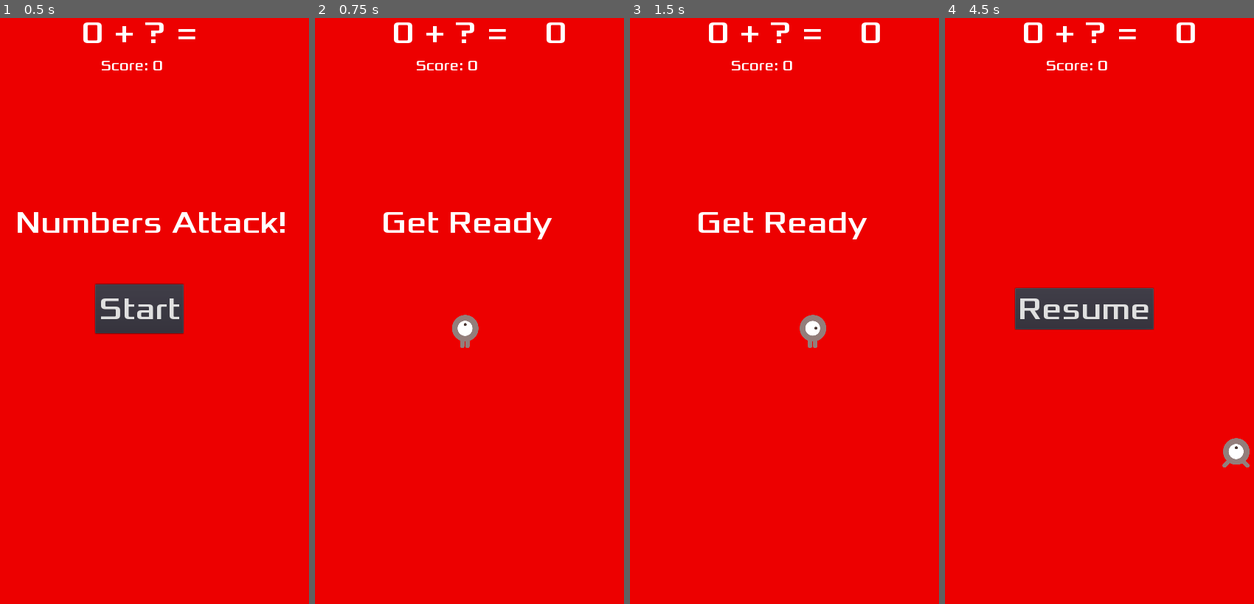
Above: before the commit, frames 1-4 (left to right).
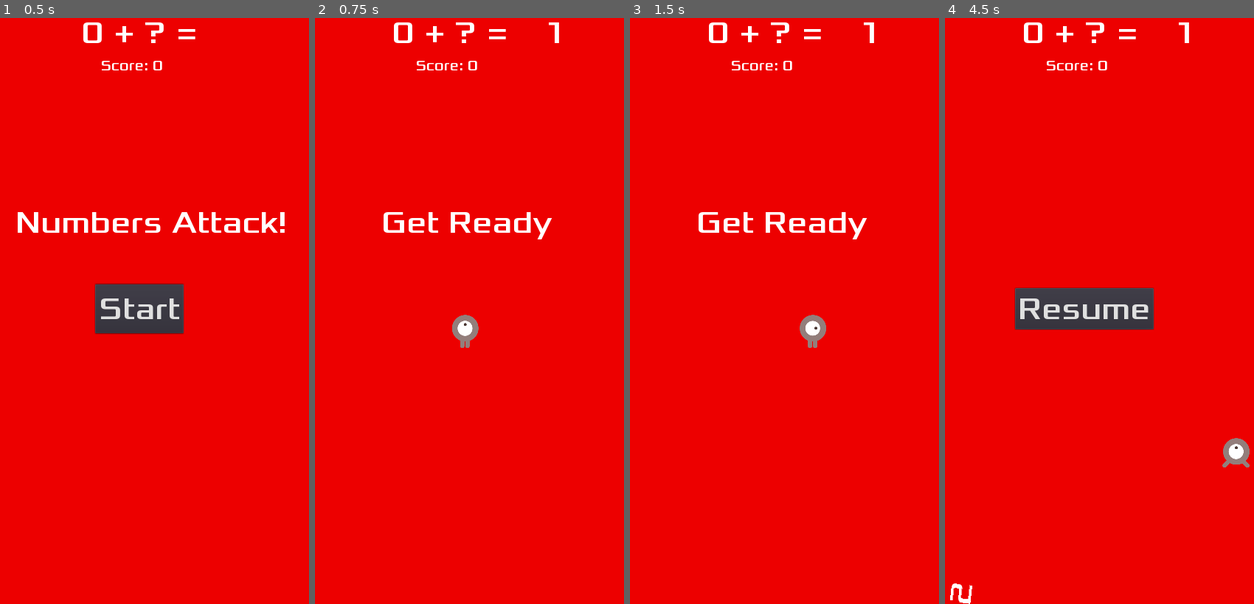
Above: after the commit, the same moments.

Repository: acs/numbers_attack
Game: Godot game, scene res://Main.tscn
Two runs of this game, one before a commit and one after it. Both use one fixed random seed, a clock stepped at 60 frames per second and the inputs below.
Inputs:
- Up to frame 1 (0.5 s): no input
- Up to frame 2 (0.75 s): click "Start" at 0.5 s
- Up to frame 3 (1.5 s): tap Enter at 1.25 s; hold Right (ui_right) from 1.28 s (still down); hold P from 1.28 s (still down)
- Up to frame 4 (4.5 s): release Right (ui_right) at 2.03 s; release P at 2.03 s; hold Down (ui_down) 2.03-2.78 s; tap P at 2.1, 4.35 s; hold Right (ui_right) 2.78-3.5 s; hold P 2.78-3.5 s; click "Resume" at 3.5 s; tap Space at 4.25 s; hold Up (ui_up) from 4.28 s (still down)

Frame 1 is identical in both runs. In frame 2, 0.1% of the frame differs, in the area x 74-81%, y 0-5%; in frame 3, 0.1%; in frame 4, 0.3%, in the area x 1-81%, y 0-100%.

Commit message:
Add subtract operation when level 1 is reached

Diff:
--- a/HUD.gd
+++ b/HUD.gd
@@ -3,7 +3,6 @@
 signal start_game
 signal resume_game
 
-var current_total
 var goal_number
 
 func _ready():
--- a/Main.gd
+++ b/Main.gd
@@ -6,8 +6,10 @@
 var operation  # operation for the game: add, subtract, multiply, divide
 var score
 var total
+var operations = ['add']
 
-const MAX_NUMBER = 2
+const MAX_NUMBER = 4
+const LEVEL1_SCORE = 3
 
 func _ready():
 	randomize()
@@ -26,29 +28,37 @@
 	$Music.stop()
 	$DeathSound.play()
 
-func check_operation():
+func check_number():
 	if operation == "add":
 		check_sum()
 	elif operation == "subtract":
 		check_subtract()
 
 func check_sum():
-	if int($HUD/Goal.text) != $Player.total_add:
+	if int($HUD/Goal.text) != total + $Player.hit_number.get_number():
 		game_over()
 	else:
 		score += 1
+		total += $Player.hit_number.get_number()
+		if score == LEVEL1_SCORE:
+			print_debug(operations)
+			operations.append("subtract")
+			print_debug(operations)
 		$HUD.update_score(score)
-		$HUD.update_goal(operation, $Player.total_add, MAX_NUMBER)
-		$Player.last_hit_number.queue_free()
+		operation = operations[randi() % operations.size()]
+		$HUD.update_goal(operation, total, MAX_NUMBER)
+		$Player.hit_number.queue_free()
 
 func check_subtract():
-	if int($HUD/Goal.text) != $Player.total_subtract:
+	if int($HUD/Goal.text) != total - $Player.hit_number.get_number():
 		game_over()
 	else:
 		score += 1
+		total -= $Player.hit_number.get_number()
 		$HUD.update_score(score)
-		$HUD.update_goal(operation, $Player.total_subtract, MAX_NUMBER)
-		$Player.last_hit_number.queue_free()
+		operation = operations[randi() % operations.size()]
+		$HUD.update_goal(operation, total, MAX_NUMBER)
+		$Player.hit_number.queue_free()
 
 func new_game(op="add"):
 	operation = op
@@ -104,7 +114,6 @@
 func _on_NumberTimer_timeout():
 	add_number()
 
-
 func _on_StartTimer_timeout():
 	$MobTimer.start()
 	$NumberTimer.start()
--- a/Main.tscn
+++ b/Main.tscn
@@ -37,6 +37,7 @@
 wait_time = 0.5
 
 [node name="NumberTimer" type="Timer" parent="."]
+wait_time = 0.5
 
 [node name="StartTimer" type="Timer" parent="."]
 wait_time = 2.0
@@ -64,7 +65,7 @@
 [node name="MobSpawnLocation" type="PathFollow2D" parent="MobPath"]
 position = Vector2( 8, 8 )
 rotation = -1.22007e-07
-[connection signal="hit" from="Player" to="." method="check_operation"]
+[connection signal="hit" from="Player" to="." method="check_number"]
 [connection signal="hit_mob" from="Player" to="." method="game_over"]
 [connection signal="timeout" from="MobTimer" to="." method="_on_MobTimer_timeout"]
 [connection signal="timeout" from="NumberTimer" to="." method="_on_NumberTimer_timeout"]
--- a/Number.gd
+++ b/Number.gd
@@ -16,7 +16,7 @@
 
 func get_number():
 	# queue_free()
-	return $Label.text
+	return int($Label.text)
 
 func get_type():
 	return "number"
--- a/Player.gd
+++ b/Player.gd
@@ -5,9 +5,7 @@
 
 export var speed = 400  # How fast the player will move (pixels/sec).
 var screen_size  # Size of the game window.
-var total_add  # Total sum for collected numbers
-var total_subtract  # Total sum for collected numbers
-var last_hit_number  # last number hit
+var hit_number  # last number hit
 
 # Called when the node enters the scene tree for the first time.
 func _ready():
@@ -47,10 +45,8 @@
 
 
 func _on_Player_body_entered(body):
-	last_hit_number = body
 	if body.get_type() == "number":
-		total_add += int(body.get_number())
-		total_subtract -= int(body.get_number())
+		hit_number = body
 		emit_signal("hit")
 	else:
 		hide()
@@ -58,8 +54,6 @@
 		emit_signal("hit_mob")
 
 func start(pos):
-	total_add = 0
-	total_subtract = 0
 	position = pos
 	show()
 	$CollisionShape2D.disabled = false
